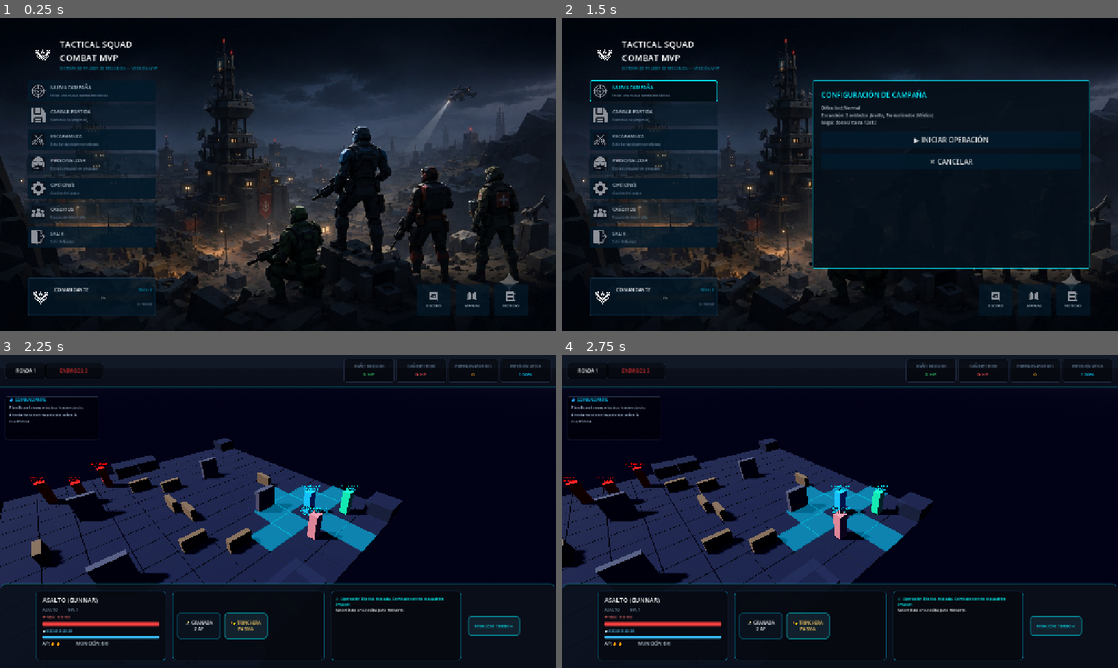
Above: before the commit, frames 1-4 (two rows, left to right).
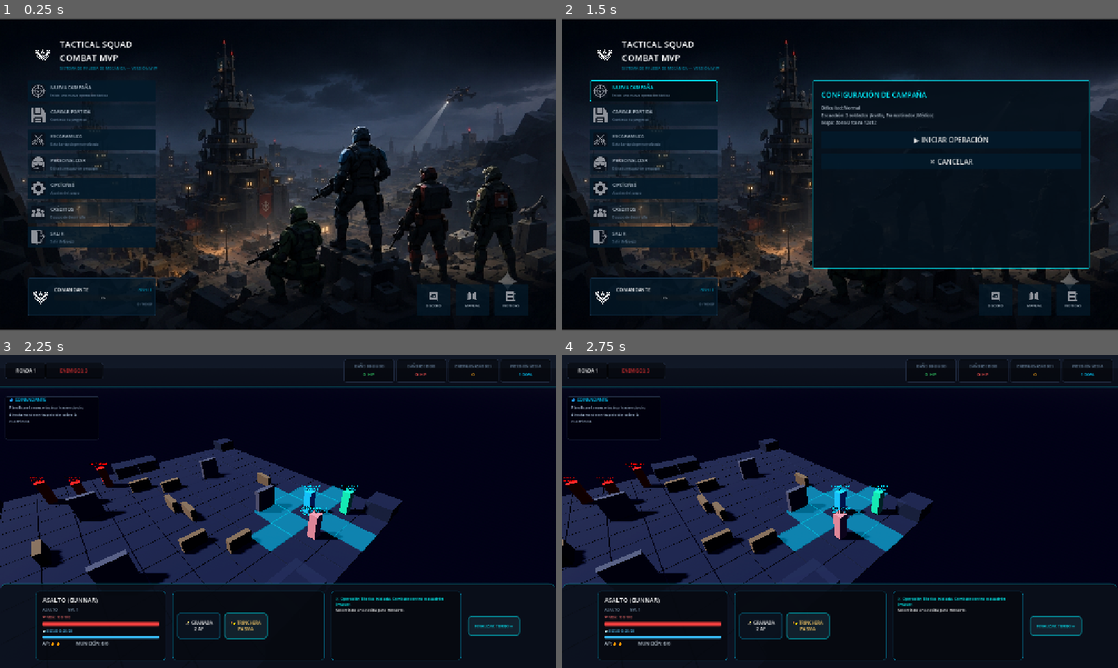
Above: after the commit, the same moments.

Repository: axel-molina/WarTacticGame
Game: Godot game, scene res://scenes/menu/menu_scene.tscn
Two runs of this game, one before a commit and one after it. Both use one fixed random seed, a clock stepped at 60 frames per second and the inputs below.
Inputs (mouse positions are in pixels of both pictures, inside the frame that each line leads up to):
- Up to frame 1 (0.25 s): no input
- Up to frame 2 (1.5 s): click (650, 89) at 0.5 s; click (650, 89) at 1.25 s
- Up to frame 3 (2.25 s): click "▶ INICIAR OPERACIÓN" at 2 s
- Up to frame 4 (2.75 s): no input

The runs differ from the first frame. In frame 1, 3.4% of the frame differs, in the area x 0-100%, y 0-100%; in frame 2, 1.9%; in frame 3, nothing differs; in frame 4, nothing differs.

Commit message:
Fix menu background stretch_mode to keep_aspect_covered (5) to support responsive scaling without black bars

Diff:
--- a/tactical-squad-combat/scenes/menu/menu_scene.tscn
+++ b/tactical-squad-combat/scenes/menu/menu_scene.tscn
@@ -120,7 +120,7 @@
 grow_vertical = 2
 texture = ExtResource("2_bg")
 expand_mode = 1
-stretch_mode = 6
+stretch_mode = 5
 
 [node name="TitlePanel" type="MarginContainer" parent="."]
 layout_mode = 1
